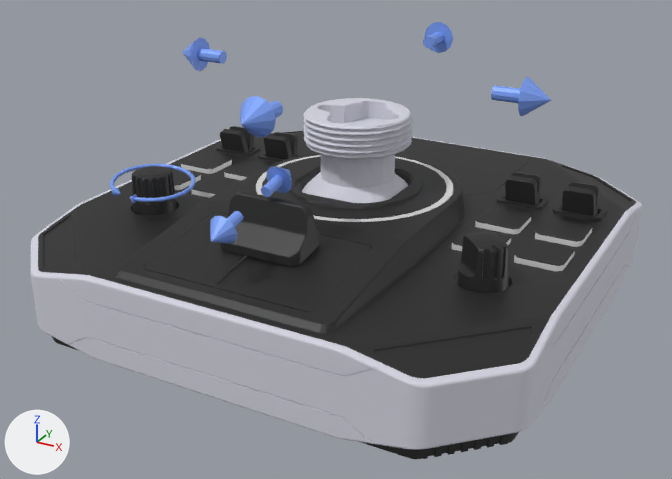
Two versions of the glTF model public/solr_base.glb, one commit apart.
Rendered twice from a 50 mm lens placed at (15.0, -28.5, 14.3), pointed at (0.0, -1.2, 0.7). The axes (+X, +Y, +Z) are drawn at lower left. The lights are the same throughout. The first picture is the older version.

Objects in the first picture: 'A2', 'DefaultMaterialContainer5', 'bazaContainer', 'btn15', 'btn16', 'btn18', 'btn20', 'btn9', 'btn_9Container', 'btn_Throttle', 'pCylinder34', 'pCylinder37' and 29 more.
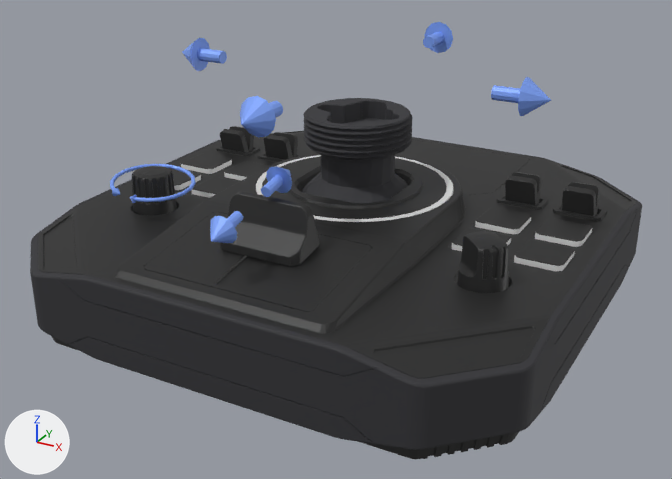
Boxes [x1, y1, x2, y2] around the edits, measured in the pictures (672 x 479 px):
'DefaultMaterialContainer5', recoloured (light grey to dark grey)
    both: [30, 98, 642, 450]

Edits to the bpy script that builds the scene:
```text
Change mat_deschis:
    mat_deschis.base_color: (0.687, 0.687, 0.776) -> (0.03, 0.03, 0.035)  # light grey #d8d8e4 -> dark grey #303035
```
